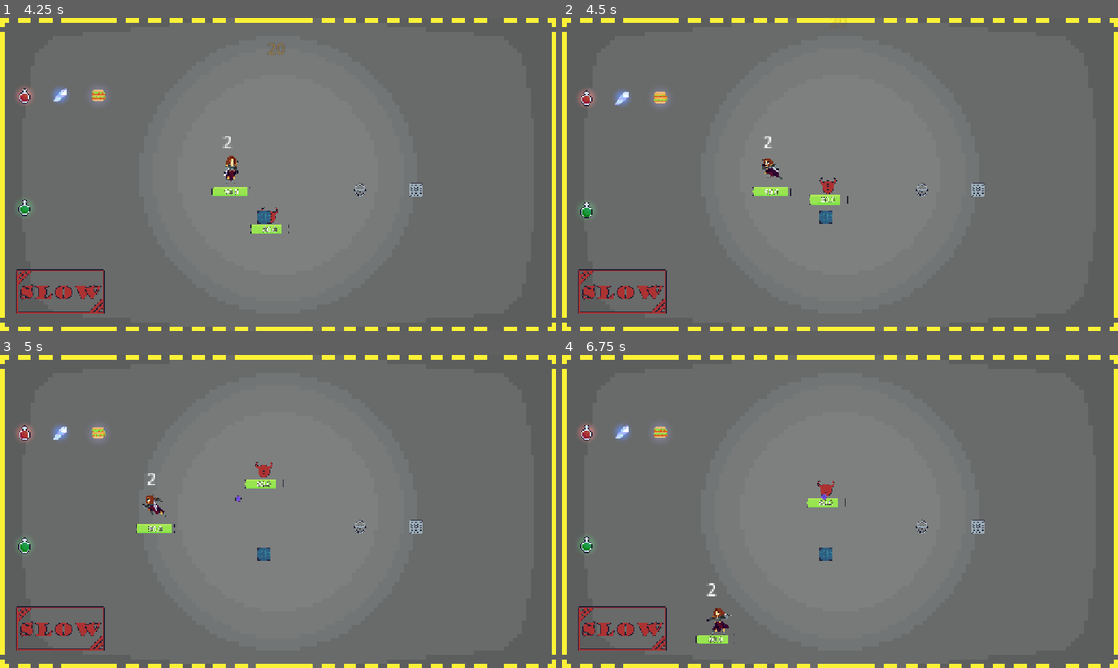
Above: before the commit, frames 1-4 (two rows, left to right).
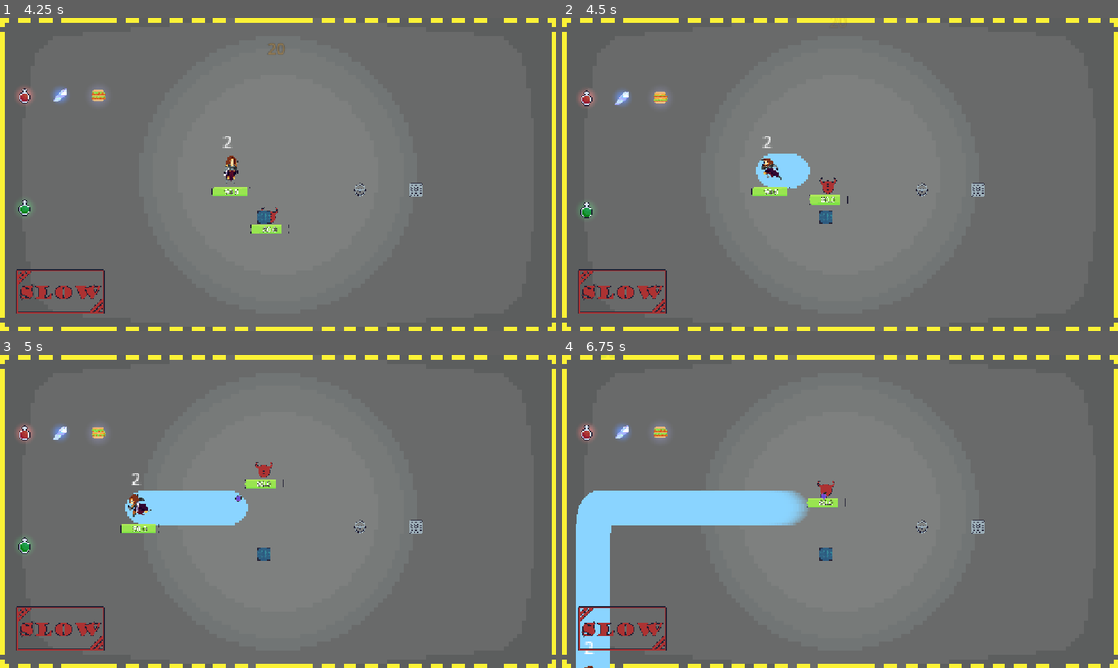
Above: after the commit, the same moments.

Repository: Darkcitrus/darkspracticegame-main
Game: Godot game, scene res://scenes/TestingArea.tscn
Same seed, same stepped clock (60 frames per second), same inputs: the game is played once before the commit and once after it.
Inputs (mouse positions are in pixels of both pictures, inside the frame that each line leads up to):
- Up to frame 1 (4.25 s): click "Play :)" at 0.5 s; tap Enter at 1.25 s; drag from (261, 140) to (166, 168) at 1.27 s; drag from (166, 190) to (261, 218) at 2.02 s; move the mouse to (333, 105) at 2.77 s; hold Right (ui_right) 2.78-3.5 s; hold Right mouse button (ranged_attack) 2.78-3.5 s; tap E (ui_e) at 3.05 s; drag from (250, 237) to (261, 165) at 3.52 s
- Up to frame 2 (4.5 s): move the mouse to (1006, 221) at 4.27 s; hold Left (ui_left) from 4.28 s (still down); hold 4 from 4.28 s (still down)
- Up to frame 3 (5 s): keep holding Left (ui_left); keep holding 4; tap Space (ui_select) at 4.52, 4.55, 4.82 s
- Up to frame 4 (6.75 s): release Left (ui_left) at 5 s; release 4 at 5 s; drag from (673, 464) to (823, 470) at 5.02 s; move the mouse to (867, 511) at 5.77 s; hold Down (ui_down) 5.78-6.5 s; hold 2 (fireball) 5.78-6.5 s; tap Shift (dash) at 5.85 s; click (867, 511) at 5.92 s; drag from (756, 433) to (623, 430) at 6.52 s

Frame 1 is identical in both runs. In frame 2, 0.9% of the frame differs, in the area x 34-45%, y 37-57%; in frame 3, 2.5%; in frame 4, 7.3%, in the area x 2-48%, y 43-100%.

Commit message:
Add ice mechanics: implement ice spots and player sliding effects, enhance speed acceleration on ice

Diff:
--- /dev/null
+++ b/scenes/ice_pad.tscn
@@ -0,0 +1,15 @@
+[gd_scene load_steps=3 format=3 uid="uid://dog3rblufic2o"]
+
+[ext_resource type="Texture2D" uid="uid://ba0gvdlimg8yo" path="res://assets/icepad.png" id="1_7mmgs"]
+
+[sub_resource type="RectangleShape2D" id="RectangleShape2D_3gn6n"]
+size = Vector2(128, 64)
+
+[node name="IcePad" type="Area2D"]
+texture_filter = 1
+
+[node name="IcePadSprite" type="Sprite2D" parent="."]
+texture = ExtResource("1_7mmgs")
+
+[node name="IcePadCollision" type="CollisionShape2D" parent="."]
+shape = SubResource("RectangleShape2D_3gn6n")
--- /dev/null
+++ b/scenes/ice_spot.tscn
@@ -0,0 +1,18 @@
+[gd_scene load_steps=4 format=3 uid="uid://ylbkbfffgot1"]
+
+[ext_resource type="Texture2D" uid="uid://d2p0ao3r3pxai" path="res://assets/icespot.png" id="1_g0clr"]
+[ext_resource type="Script" uid="uid://bgr0dup1ev4ke" path="res://scripts/ice_spot.gd" id="2_uo7lj"]
+
+[sub_resource type="CircleShape2D" id="CircleShape2D_k8p8g"]
+radius = 40.0
+
+[node name="IceSpot" type="Area2D"]
+texture_filter = 1
+script = ExtResource("2_uo7lj")
+
+[node name="IceSpotSprite" type="Sprite2D" parent="."]
+scale = Vector2(5, 5)
+texture = ExtResource("1_g0clr")
+
+[node name="IceSpotCollision" type="CollisionShape2D" parent="."]
+shape = SubResource("CircleShape2D_k8p8g")
--- a/scripts/Player.gd
+++ b/scripts/Player.gd
@@ -43,6 +43,7 @@
 const MAX_DODGES = 2
 const DODGE_COOLDOWN_TIME = 1.0
 const DODGE_RECOVERY_TIME = 2.0
+var friction: float = 1.0  # Default friction (1.0 = full control, lower values = slippery)
 
 # Reference variables
 @onready var dodge_timer = $DodgeTimer
@@ -246,6 +247,36 @@
 		$PlayerTeleport._physics_process(delta)
 	if has_node("PlayerGrappling"):
 		$PlayerGrappling._physics_process(delta)
+
+	# Apply friction to movement before calling move_and_slide
+	# Lower friction (caused by ice spots) makes player continue moving in their current direction
+	if friction < 1.0:
+		# Store the previous velocity for momentum
+		if not has_meta("prev_velocity"):
+			set_meta("prev_velocity", velocity)
+
+		var prev_velocity = get_meta("prev_velocity")
+
+		# On ice, we want to maintain previous momentum, making it hard to change direction
+		if move_input.length() > 0:
+			# When trying to move on ice, only a small portion of input affects movement
+			# Most of the movement comes from previous momentum (sliding)
+			velocity = prev_velocity.lerp(move_input * run_speed, friction)
+		else:
+			# When not pressing movement keys on ice, continue sliding with minimal slowdown
+			velocity = prev_velocity * 0.99  # Very slow deceleration on ice
+
+		# Debug print to verify sliding effect is working
+		if velocity.length() > 10:
+			print("Sliding on ice! Speed: " + str(velocity.length()))
+
+		# Update previous velocity for next frame
+		set_meta("prev_velocity", velocity)
+	else:
+		# Reset previous velocity when not on ice
+		if has_meta("prev_velocity"):
+			remove_meta("prev_velocity")
+
 	move_and_slide()
 
 func _on_respawn_timer_timeout():
--- a/scripts/PlayerMovement.gd
+++ b/scripts/PlayerMovement.gd
@@ -4,6 +4,13 @@
 var dodge_timer: Timer = null
 var dodge_recovery: Timer = null
 var dodge_cooldown: Timer = null
+
+# Ice spot functionality
+var ice_spot_spawning_enabled: bool = false
+var ice_spot_scene_path: String = "res://scenes/ice_spot.tscn"
+var ice_spot_scene = null
+var spawn_interval: float = 0.01  # Much more frequent spawning (was 0.5)
+var last_spawn_time: float = 0.0
 
 func initialize(player_node: Node):
 	player = player_node
@@ -16,13 +23,30 @@
 	dodge_recovery.timeout.connect(_on_dodge_recovery_timeout)
 	dodge_cooldown.timeout.connect(_on_dodge_cooldown_timeout)
 
-func _physics_process(_delta):
+	# Load the ice spot scene for later instantiation
+	ice_spot_scene = load(ice_spot_scene_path)
+	if ice_spot_scene:
+		print("Ice spot scene loaded successfully")
+	else:
+		push_error("Failed to load ice spot scene")
+
+func _physics_process(delta):
 	# Skip movement if player can't take actions
 	if not player or not player.can_take_actions():
 		return
 
 	# Normal movement code
 	handle_movement()
+
+	# Handle ice spot spawning
+	handle_ice_spots(delta)	# Toggle ice spot spawning with the 4 key
+	if Input.is_physical_key_pressed(KEY_4):
+		if not player.has_meta("key4_pressed"):
+			player.set_meta("key4_pressed", true)
+			toggle_ice_spot_spawning()
+	else:
+		if player.has_meta("key4_pressed"):
+			player.remove_meta("key4_pressed")
 
 func handle_movement():
 	# Check again if the player can take actions (in case this is called directly)
@@ -36,7 +60,11 @@
 	player.velocity = movedirection
 	if player.can_dodge:
 		if Input.is_action_just_pressed("dash") and not player.dodging and player.dodges > 0:
-			handle_dodge()
+			# Check if player is on ice - prevent dodging if they are
+			if player.has_meta("on_ice"):
+				print("Cannot dodge while on ice!")
+			else:
+				handle_dodge()
 
 func handle_dodge():
 	# One more check to ensure player can take actions
@@ -51,6 +79,41 @@
 		player.can_dodge = false
 		player.dodge_timer.start()
 
+# Toggle ice spot spawning feature
+func toggle_ice_spot_spawning():
+	ice_spot_spawning_enabled = !ice_spot_spawning_enabled
+	print("Ice spot spawning: " + ("ON" if ice_spot_spawning_enabled else "OFF"))
+
+	# Apply or remove ice effects directly when toggling
+	if ice_spot_spawning_enabled:
+		# Apply ice effects to player immediately when toggled on
+		apply_ice_effects_to_player()
+		# Also spawn one ice spot immediately
+		spawn_ice_spot()
+	else:
+		# Remove ice effects when toggled off
+		remove_ice_effects_from_player()
+
+# Handle spawning ice spots at regular intervals when enabled
+func handle_ice_spots(delta):
+	if ice_spot_spawning_enabled and ice_spot_scene:
+		var current_time = Time.get_ticks_msec() / 1000.0
+		if current_time - last_spawn_time >= spawn_interval:
+			spawn_ice_spot()
+			last_spawn_time = current_time
+
+# Spawn an ice spot at the player's current position
+func spawn_ice_spot():
+	if not player or not is_instance_valid(player):
+		return
+
+	var new_ice_spot = ice_spot_scene.instantiate()
+	if new_ice_spot:
+		# Add the ice spot to the game world at player's position
+		player.get_parent().add_child(new_ice_spot)
+		new_ice_spot.global_position = player.global_position
+		print("Spawned ice spot at: ", player.global_position)
+
 func _on_dodge_timer_timeout():
 	player.dodging = false
 	player.dodge_cooldown.start()
@@ -75,3 +138,80 @@
 func _on_dodge_cooldown_timeout():
 	player.can_dodge = true
 	print("Can dodge again")
+
+# Apply ice effects to the player directly from movement script
+func apply_ice_effects_to_player():
+	if player:
+		# Store original friction value if it doesn't exist yet
+		if not player.has_meta("original_friction"):
+			player.set_meta("original_friction", player.friction if "friction" in player else 1.0)
+
+		# Store original speed if it doesn't exist yet
+		if not player.has_meta("original_run_speed"):
+			player.set_meta("original_run_speed", player.run_speed)
+			player.set_meta("current_speed_multiplier", 1.0)
+			print("Starting gradual speed acceleration on ice from base speed: " + str(player.get_meta("original_run_speed")))
+
+			# Set up acceleration timer if it doesn't exist yet
+			if not player.has_node("IceAccelerationTimer"):
+				var acceleration_timer = Timer.new()
+				acceleration_timer.name = "IceAccelerationTimer"
+				acceleration_timer.wait_time = 0.05  # Update speed 20 times per second for smooth acceleration
+				acceleration_timer.connect("timeout", _on_acceleration_timeout)
+				player.add_child(acceleration_timer)
+				acceleration_timer.start()
+
+		# Apply slippery effect by reducing friction
+		player.friction = 0.2  # Same slippery factor as in ice_spot.gd
+		print("Applied slippery effect, friction reduced to: ", player.friction)
+
+		# Set the on_ice flag to prevent dodging
+		player.set_meta("on_ice", true)
+
+# Remove ice effects from the player directly from movement script
+func remove_ice_effects_from_player():
+	if player:
+		# Restore original friction if we have it stored
+		if player.has_meta("original_friction"):
+			player.friction = player.get_meta("original_friction")
+			print("Removed slippery effect, friction restored to: ", player.get_meta("original_friction"))
+
+		# Restore original speed if we increased it
+		if player.has_meta("original_run_speed"):
+			player.run_speed = player.get_meta("original_run_speed")
+			print("Restored player speed from ice to: ", player.run_speed)
+			player.remove_meta("original_run_speed")
+			player.remove_meta("current_speed_multiplier")
+
+			# Stop and remove the acceleration timer
+			if player.has_node("IceAccelerationTimer"):
+				var timer = player.get_node("IceAccelerationTimer")
+				timer.stop()
+				timer.queue_free()
+				print("Stopped speed acceleration timer")
+
+		# Remove the on_ice flag
+		if player.has_meta("on_ice"):
+			player.remove_meta("on_ice")
+
+# Function to gradually increase player speed while on ice
+func _on_acceleration_timeout():
+	if player and is_instance_valid(player) and player.has_meta("on_ice"):
+		var original_speed = player.get_meta("original_run_speed")
+		var current_multiplier = player.get_meta("current_speed_multiplier")
+
+		# Define speed increase properties here in PlayerMovement
+		var speed_increase_rate = 0.8  # How quickly speed increases per second
+		var max_speed_multiplier = 1.8  # Maximum speed cap (1.8 = 180% of normal speed)
+
+		# Calculate new multiplier with gradual increase
+		var new_multiplier = min(current_multiplier + (speed_increase_rate * 0.05), max_speed_multiplier)
+		player.set_meta("current_speed_multiplier", new_multiplier)
+
+		# Apply the new speed
+		var new_speed = original_speed * new_multiplier
+		player.run_speed = new_speed
+
+		# Debug output every 0.2 seconds to avoid spamming the console
+		if int(Time.get_ticks_msec() / 200) % 5 == 0:
+			print("Gradually increasing speed: " + str(int(new_multiplier * 100)) + "% of original speed")
--- /dev/null
+++ b/scripts/ice_spot.gd
@@ -0,0 +1,138 @@
+extends Area2D
+
+# Ice spot properties
+var slippery_factor = 0.2  # Lower friction = more slippery (0.0 would be no friction)
+var current_player = null
+var lifetime = 2.0  # Time in seconds before disappearing
+
+# Speed acceleration properties
+var speed_increase_rate = 0.8  # How quickly speed increases per second
+var max_speed_multiplier = 3  # Maximum speed cap (1.8 = 180% of normal speed)
+var acceleration_timer = null
+
+func _ready():
+	# Connect signals for when bodies enter/exit the ice spot with proper Godot 4 syntax
+	body_entered.connect(_on_body_entered)
+	body_exited.connect(_on_body_exited)
+
+	# Set up proper collision layer/mask
+	collision_layer = 4  # Using layer 4 for hazards/effects
+	collision_mask = 1   # Assuming player is on layer 1
+
+	# Set z_index to be below the player (-1 means rendered below)
+	z_index = -1
+
+	# Set up a timer to make the ice spot disappear after the lifetime
+	var disappear_timer = Timer.new()
+	disappear_timer.wait_time = lifetime
+	disappear_timer.one_shot = true
+	disappear_timer.connect("timeout", _on_disappear_timeout)
+	add_child(disappear_timer)
+	disappear_timer.start()
+
+func _on_disappear_timeout():
+	# Fade out effect before removing the ice spot
+	var tween = create_tween()
+	tween.tween_property(self, "modulate:a", 0.0, 0.5)
+	tween.tween_callback(queue_free)
+	print("Ice spot disappearing")
+
+func _on_body_entered(body):
+	if body.is_in_group("Player"):
+		print("Player stepped on ice spot!")
+		current_player = body
+
+		# Use a counter to track how many ice spots the player is on
+		if not body.has_meta("ice_spot_count"):
+			body.set_meta("ice_spot_count", 0)
+
+		# Increment the counter
+		var count = body.get_meta("ice_spot_count") + 1
+		body.set_meta("ice_spot_count", count)
+		print("Player now on " + str(count) + " ice spot(s)")
+
+		# Apply slippery effect to player (only need to do this once)
+		apply_slippery_effect(body)
+
+func _on_body_exited(body):
+	if body.is_in_group("Player") and current_player == body:
+		# Decrement the counter
+		if body.has_meta("ice_spot_count"):
+			var count = body.get_meta("ice_spot_count") - 1
+			body.set_meta("ice_spot_count", count)
+			print("Player now on " + str(count) + " ice spot(s)")
+
+			# Only remove effect when all ice spots are exited
+			if count <= 0:
+				print("Player left all ice spots")
+				remove_slippery_effect(body)
+				body.remove_meta("ice_spot_count")
+
+func apply_slippery_effect(player):
+	# Store original friction value if it exists
+	if not player.has_meta("original_friction"):
+		player.set_meta("original_friction", player.friction if "friction" in player else 1.0)
+
+	# Store original speed if this is the first ice spot
+	if not player.has_meta("original_run_speed"):
+		player.set_meta("original_run_speed", player.run_speed)
+		player.set_meta("current_speed_multiplier", 1.0)
+		print("Starting gradual speed acceleration on ice from base speed: " + str(player.get_meta("original_run_speed")))
+
+		# Set up acceleration timer if this is the first ice spot
+		if not player.has_node("IceAccelerationTimer"):
+			acceleration_timer = Timer.new()
+			acceleration_timer.name = "IceAccelerationTimer"
+			acceleration_timer.wait_time = 0.05  # Update speed 20 times per second for smooth acceleration
+			acceleration_timer.connect("timeout", _on_acceleration_timeout.bind(player))
+			player.add_child(acceleration_timer)
+			acceleration_timer.start()
+
+	# Apply slippery effect by reducing friction (make it even more slippery)
+	player.friction = slippery_factor
+	print("Applied slippery effect, friction reduced to: ", slippery_factor)
+
+	# Also store that player is on ice for better sliding mechanics
+	player.set_meta("on_ice", true)
+
+func remove_slippery_effect(player):
+	# Restore original friction if we have it stored
+	if player.has_meta("original_friction"):
+		player.friction = player.get_meta("original_friction")
+		print("Removed slippery effect, friction restored to: ", player.get_meta("original_friction"))
+
+	# Restore original speed if we increased it
+	if player.has_meta("original_run_speed"):
+		player.run_speed = player.get_meta("original_run_speed")
+		print("Restored player speed from ice to: ", player.run_speed)
+		player.remove_meta("original_run_speed")
+		player.remove_meta("current_speed_multiplier")
+
+		# Stop and remove the acceleration timer
+		if player.has_node("IceAccelerationTimer"):
+			var timer = player.get_node("IceAccelerationTimer")
+			timer.stop()
+			timer.queue_free()
+			print("Stopped speed acceleration timer")
+
+	# Remove the on_ice flag
+	if player.has_meta("on_ice"):
+		player.remove_meta("on_ice")
+
+# Function to gradually increase player speed while on ice
+func _on_acceleration_timeout(player):
+	if player and is_instance_valid(player) and player.has_meta("on_ice"):
+		var original_speed = player.get_meta("original_run_speed")
+		var current_multiplier = player.get_meta("current_speed_multiplier")
+
+		# Calculate new multiplier with gradual increase
+		var new_multiplier = min(current_multiplier + (speed_increase_rate * 0.05), max_speed_multiplier)
+		player.set_meta("current_speed_multiplier", new_multiplier)
+
+		# Apply the new speed
+		var new_speed = original_speed * new_multiplier
+		player.run_speed = new_speed
+
+		# Debug output every 0.2 seconds to avoid spamming the console
+		if int(Time.get_ticks_msec() / 200) % 5 == 0:
+			print("Gradually increasing speed: " + str(int(new_multiplier * 100)) + "% of original speed")
Binary file added: assets/icepad.png
Not shown, added: assets/icepad.png.import
Binary file added: assets/icespot.png
Not shown, added: assets/icespot.png.import
Not shown, added: scripts/ice_spot.gd.uid
